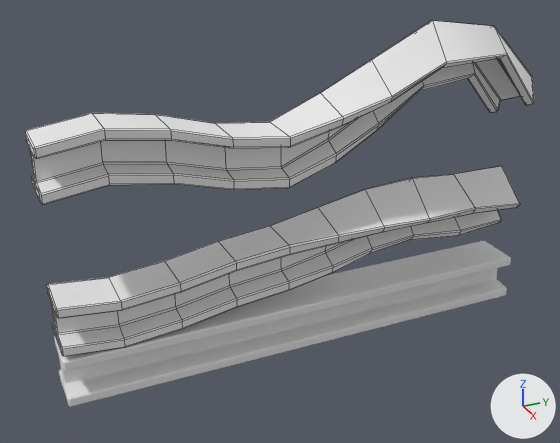
An edit to the Blender file Assets/3D_Models/i_Beam_Blend.blend, drawn before and after from the same camera.
One viewpoint serves both versions: a camera (50 mm lens) standing at (25.5, -12.6, 17.2) and looking at (-0.4, -0.9, 4.3). Arrows for +X, +Y and +Z are at lower right; the lights stay in place. Mesh edges are drawn as thin lines on the coarser meshes.

Names of what the first picture shows: 'I_Beam_Strait', 'I_Beam_Twist', 'I_Beam_VERY_TWIST'.
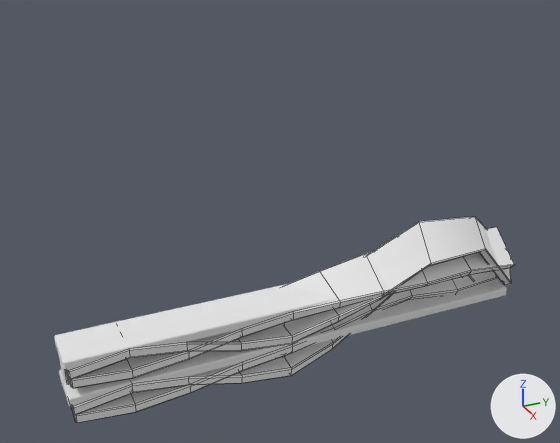
Location of each change, [x1, y1, x2, y2] in pixels of the pictures (560 x 443 px):
'I_Beam_VERY_TWIST', moved: before [25, 20, 534, 205]; after [66, 217, 512, 414]
'I_Beam_Twist', moved: before [47, 166, 520, 356]; after [68, 227, 515, 423]

The edits, one by one:
me_cube_004 has 280 vertices, 282 faces and spans x -1.5..1.5, y -10.1..9.9, z -3.4..1.0.
me_cube_004 is used by ob_i_beam_twist; location (0.0, 0.0, 4.37).
me_cube_004 part 1: the whole mesh is moved by (0.0, 0.2, 1.3).
me_cube_003 has 280 vertices, 282 faces and spans x -1.6..1.5, y -10.1..11.0, z 1.9..7.5.
me_cube_003 is used by ob_i_beam_very_twist; location (0.0, 0.0, 4.37).
me_cube_003 part 2: the whole mesh is moved by (0.0, 0.1, -4.2).
Object 'I_Beam_Twist' (ob_i_beam_twist) moves from (0.0, 0.0, 4.37) to (0.0, 0.0, 0.0).
Object 'I_Beam_VERY_TWIST' (ob_i_beam_very_twist) moves from (0.0, 0.0, 4.37) to (0.0, 0.0, 0.0).
